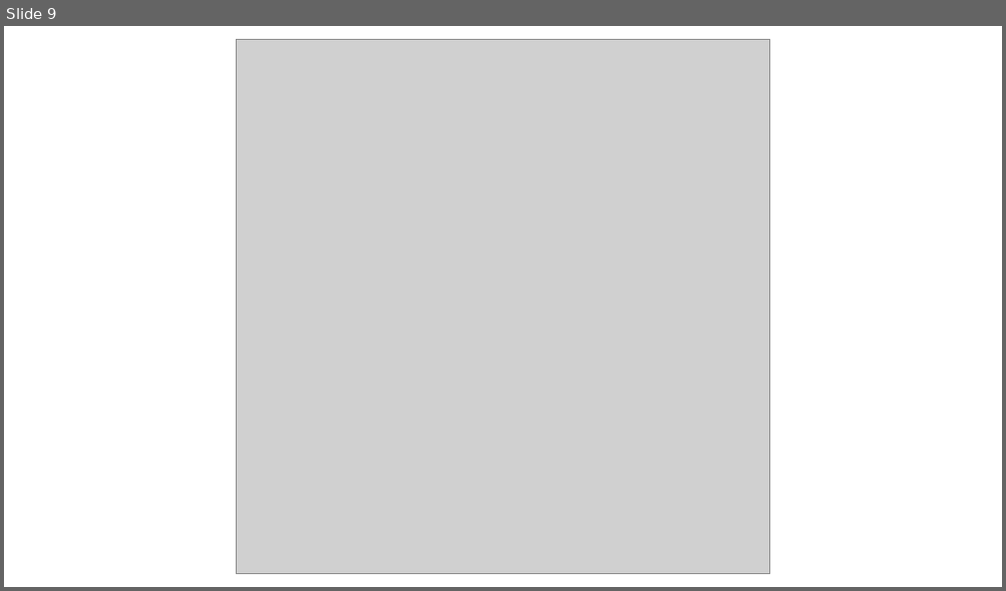
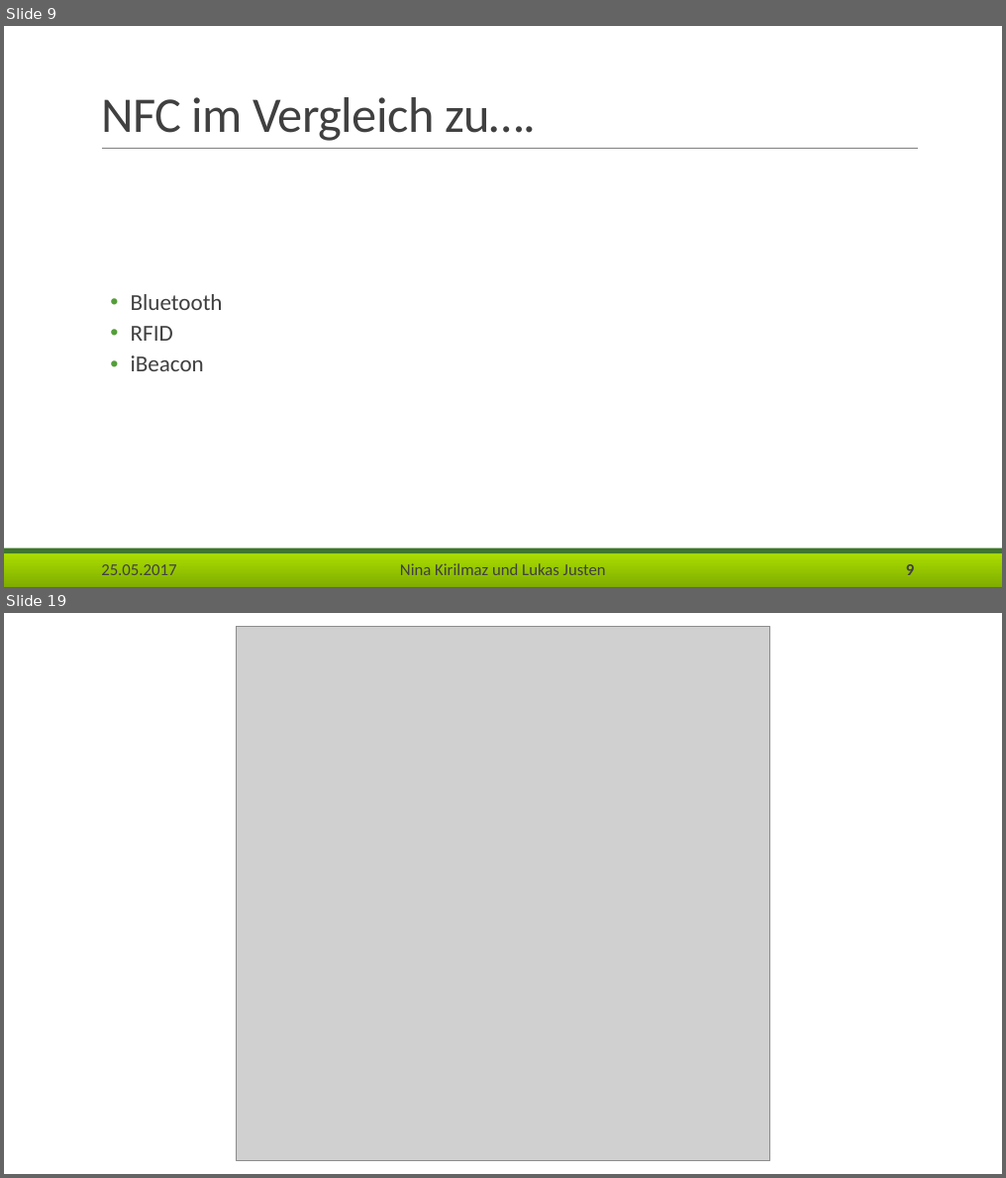
Before and after one commit to Lukas-Justen/MOVS, a slide deck: NFC.pptx. Shown one above the other, each under a label of ours: slide 9 before the commit, slides 9 and 19 after it; the slides between them are not shown. The pictures are 1006x591 and 1006x1178 pixels, drawn with LibreOffice and Linux fonts; fonts in the diff are those of the drawing; grey boxes stand for pictures; background and template pictures are left out. Boxes give left, top, right and bottom in pixels: in the first picture for what was removed or moved away, otherwise in the second. Text is boxed around its words. In the diff, an @@ line names an element or a change of style, - is before the commit and + after.

```diff
--- a/NFC.pptx
+++ b/NFC.pptx
@@ slide 9 added at (4,26,1002,587), background #FFFFFF; not listed: 2 template elements that a slide beside it also shows @@
@@ title added at (101,97,536,141), 48 pt, text #404040 @@
+NFC im Vergleich zu….
@@ line added from (102, 148) to (918, 148), #808080 0.5 pt @@
@@ text added at (131,294,223,372), 22 pt, text #404040 @@
+  • Bluetooth
+  • RFID
+  • iBeacon
@@ text added at (101,565,176,575), 16 pt, text #404040 @@
+25.05.2017
@@ text added at (400,564,606,575), 16 pt, text #404040 @@
+Nina Kirilmaz und Lukas Justen
@@ page number added at (906,565,914,575), 16 pt, text #404040, bold @@
+9
@@ what was slide 9 is now slide 19 @@
```
Also in this commit, not shown: 12 slides changed, 9 other slides added.
